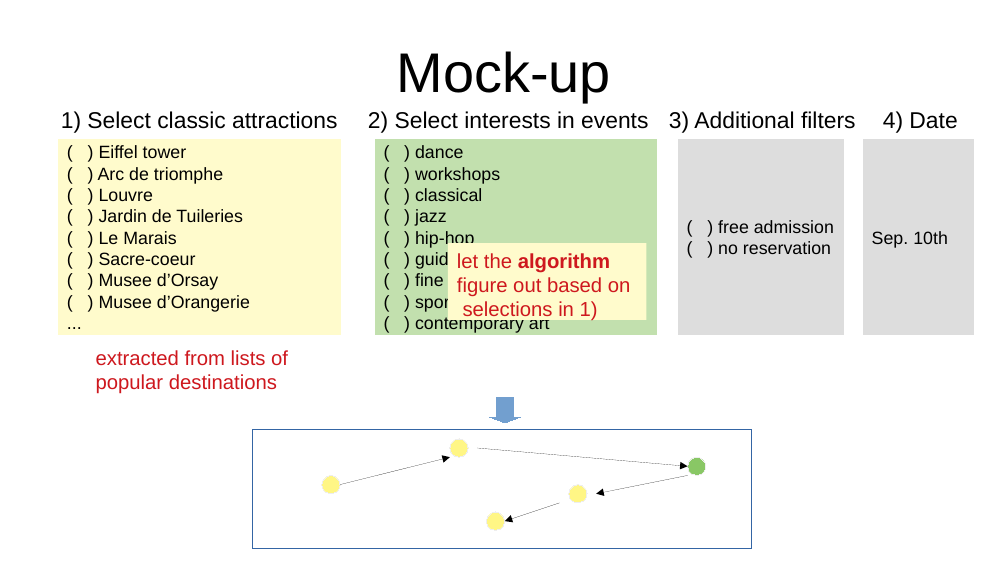
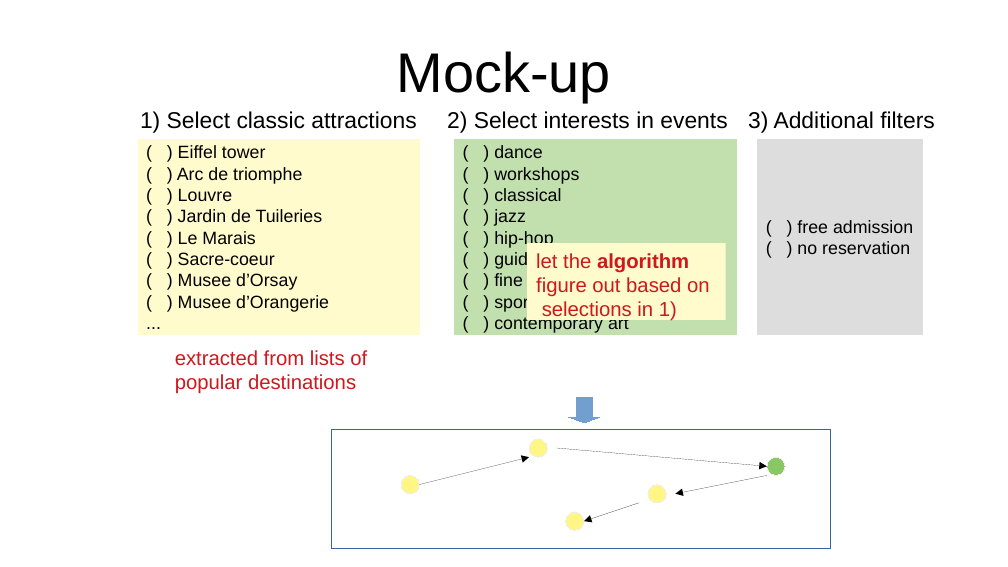
Before and after one commit to aety/insight, a slide deck: slide 2 of wk2_ideas.odp. Drawn at 1008x567 pixels with LibreOffice and Linux fonts; fonts in the diff are those of the drawing. Boxes give left, top, right and bottom in pixels: in the first picture for what was removed or moved away, otherwise in the second. Text is boxed around its words. In the diff, an @@ line names an element or a change of style, - is before the commit and + after.

```diff
--- a/wk2_ideas.odp
+++ b/wk2_ideas.odp
@@ text removed at <box>883,111,957,133</box> @@
-4) Date
@@ rectangle removed at <box>863,139,975,336</box> @@
-Sep. 10th
@@ 5 rectangles, 5 ellipses, 4 texts, 4 arrows, 1 down arrow: place and size @@
-5 rectangles, 5 ellipses, 4 texts, 4 arrows, 1 down arrow at <box>58,111,856,549</box>
+5 rectangles, 5 ellipses, 4 texts, 4 arrows, 1 down arrow at <box>137,111,935,549</box>
```
Also in this commit, not shown: 1 other slide changed.
